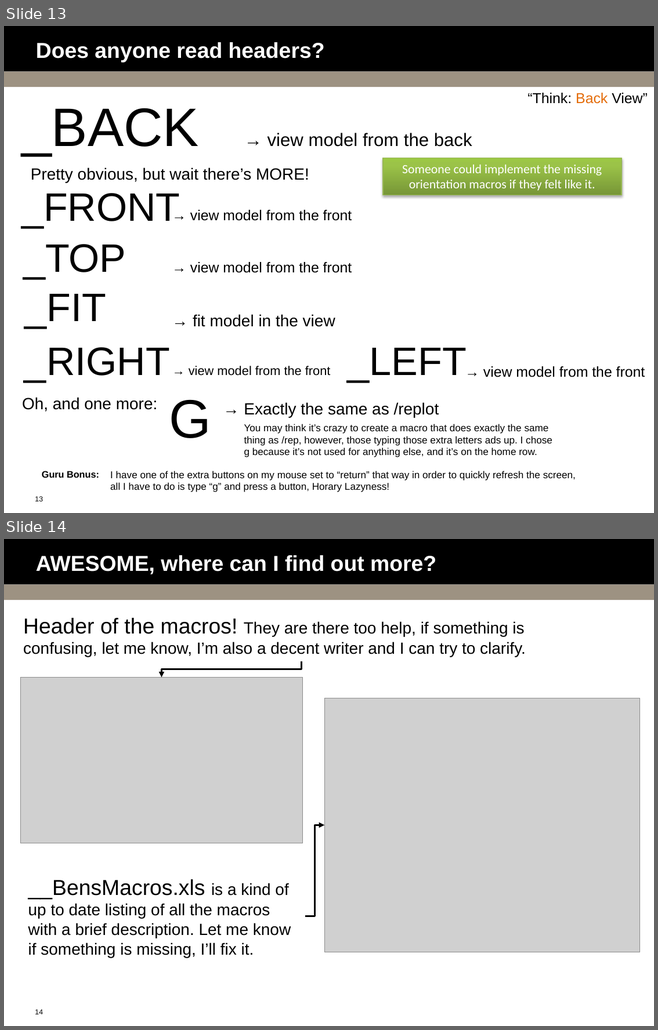
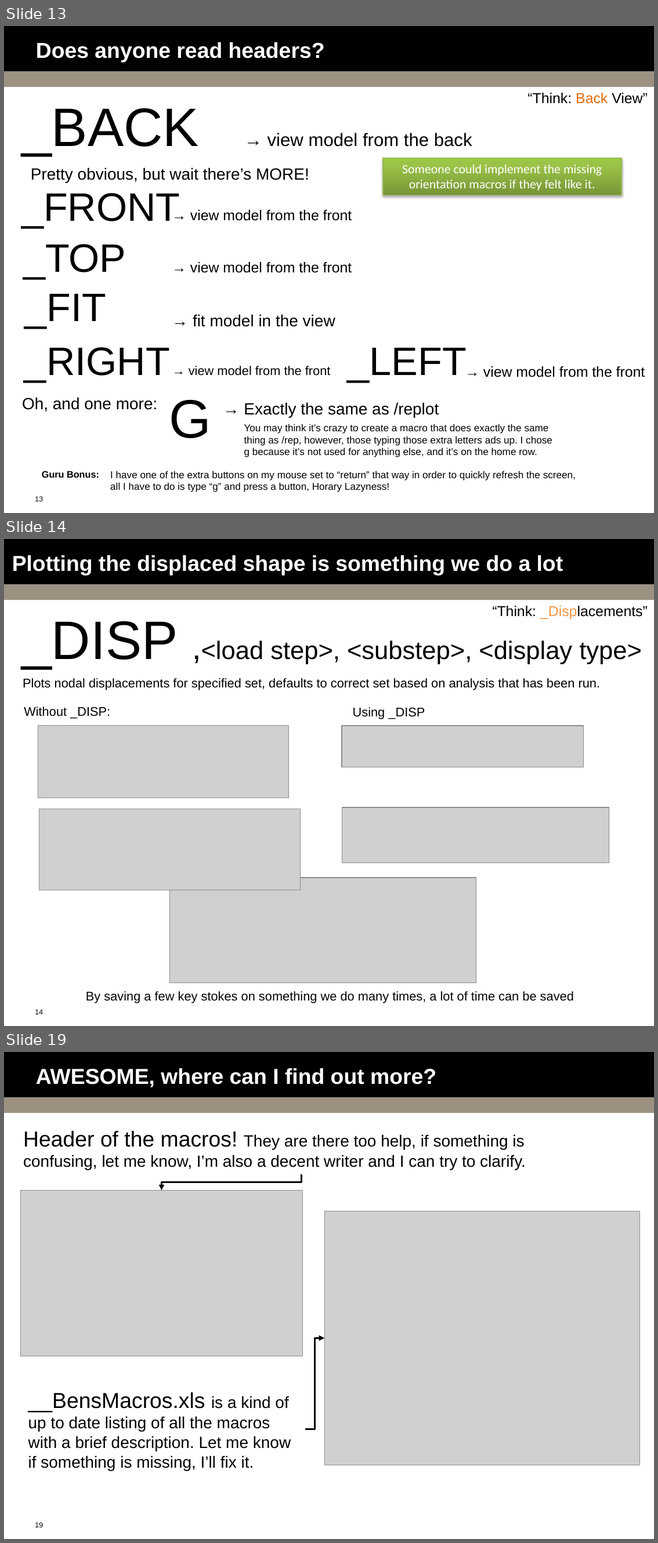
Before and after one commit to bguest/ansys-macros, a slide deck: Macro-Mania.pptx. Shown one above the other, each under a label of ours: slides 13 and 14 before the commit, slides 13, 14 and 19 after it; the slides between them are not shown. The pictures are 658x1030 and 658x1543 pixels, drawn with LibreOffice and Linux fonts; fonts in the diff are those of the drawing; grey boxes stand for pictures; background and template pictures are left out. Boxes give left, top, right and bottom in pixels: in the first picture for what was removed or moved away, otherwise in the second. Text is boxed around its words. In the diff, an @@ line names an element or a change of style, - is before the commit and + after.

```diff
--- a/Macro-Mania.pptx
+++ b/Macro-Mania.pptx
@@ slide 14 added at [4, 539, 654, 1026], background #FFFFFF; not listed: 3 template elements that a slide beside it also shows @@
@@ title added at [12, 555, 563, 576], 24 pt, text #FFFFFF, bold @@
+Plotting the displaced shape is something we do a lot
@@ text added at [492, 606, 647, 619], 16 pt, text #000000 @@
+“Think: _Displacements”
@@ text added at [21, 621, 641, 669], 28 pt, text #000000 @@
+_DISP ,<load step>, <substep>, <display type>
@@ text added at [23, 678, 600, 690], 14 pt, text #000000 @@
+Plots nodal displacements for specified set, defaults to correct set based on analysis that has been run.
@@ text added at [24, 707, 110, 718], 14 pt, text #000000 @@
+Without _DISP:
@@ text added at [353, 707, 424, 719], 14 pt, text #000000 @@
+Using _DISP
@@ picture added at [38, 725, 289, 798] @@
@@ picture added at [342, 726, 583, 768] @@
@@ picture added at [39, 809, 300, 890] @@
@@ picture added at [342, 808, 608, 863] @@
@@ picture added at [170, 878, 476, 983] @@
@@ text added at [86, 991, 574, 1004], 14 pt, text #000000 @@
+By saving a few key stokes on something we do many times, a lot of time can be saved
@@ what was slide 14 is now slide 19 @@
@@ page number at [35, 1522, 43, 1528]: text changed @@
-14
+19
```
Also in this commit, not shown: 4 other slides added, 2 other files.
